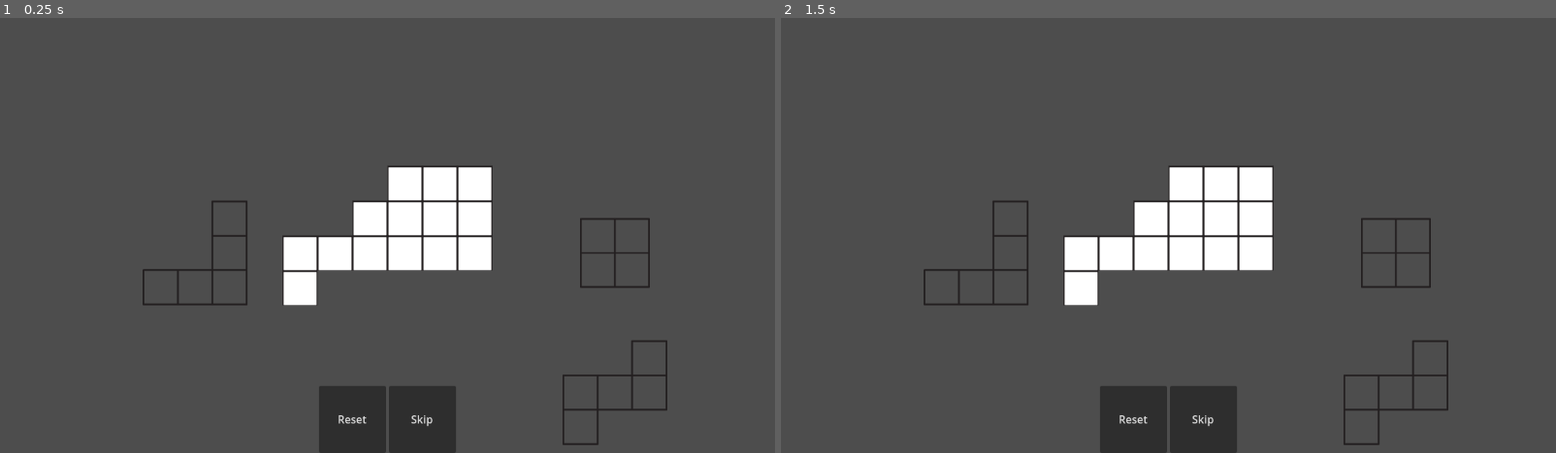
Above: before the commit, frames 1-2 (left to right).
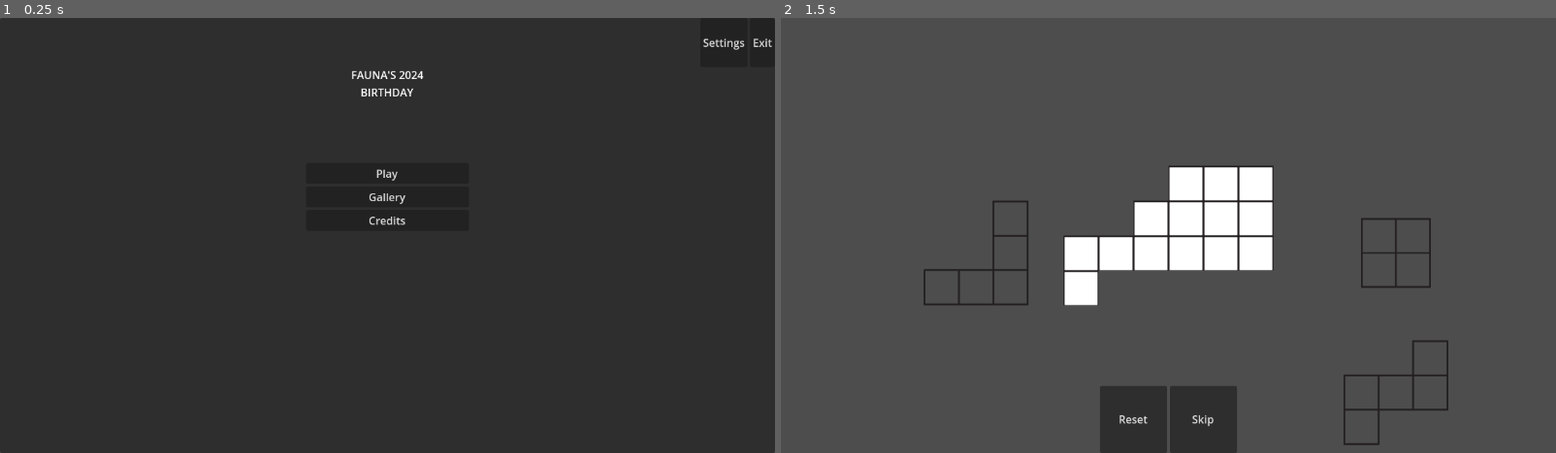
Above: after the commit, the same moments.

Repository: Saplings-Projects/Birthday-2024
Game: Godot game, scene res://MainScenes/main_menu.tscn
Same seed, same stepped clock (60 frames per second), same inputs: the game is played once before the commit and once after it. Before the commit the project starts from res://MainScenes/main_level.tscn.
Inputs (mouse positions are in pixels of both pictures, inside the frame that each line leads up to):
- Up to frame 1 (0.25 s): no input
- Up to frame 2 (1.5 s): click (1168, 174) at 0.5 s, where only the run after the commit has a clickable "Play"; click "Skip" at 1.25 s

The runs differ from the first frame. In frame 1, 96% of the frame differs, in the area x 0-100%, y 0-100%; in frame 2, nothing differs.

Commit message:
Changed main menu to now be the default project scene

Diff:
--- a/Birthday-2024-Project/project.godot
+++ b/Birthday-2024-Project/project.godot
@@ -11,7 +11,7 @@
 [application]
 
 config/name="Birthday-2024"
-run/main_scene="res://MainScenes/main_level.tscn"
+run/main_scene="res://MainScenes/main_menu.tscn"
 config/features=PackedStringArray("4.2", "GL Compatibility")
 config/icon="res://icon.svg"
 
